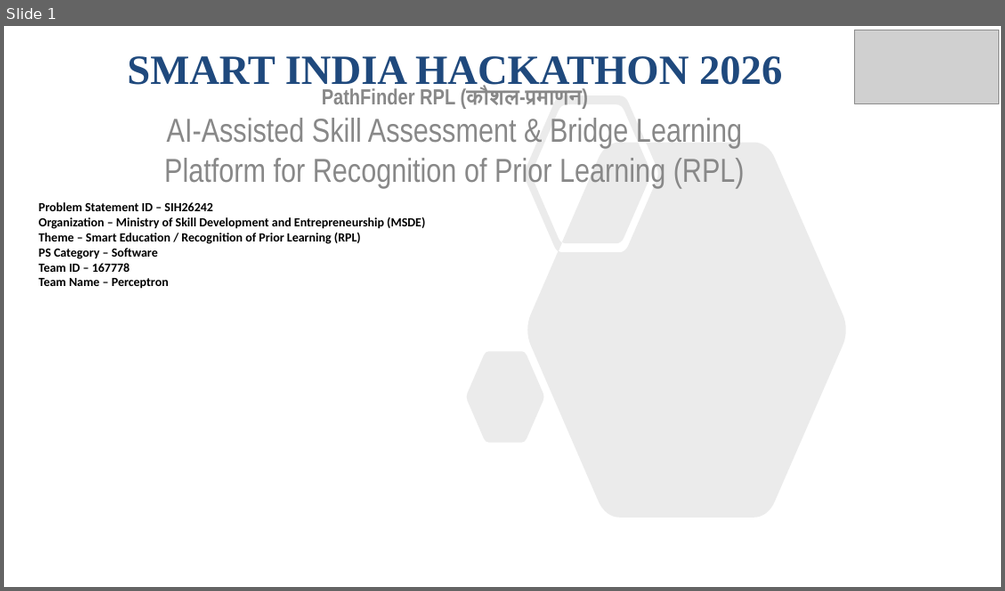
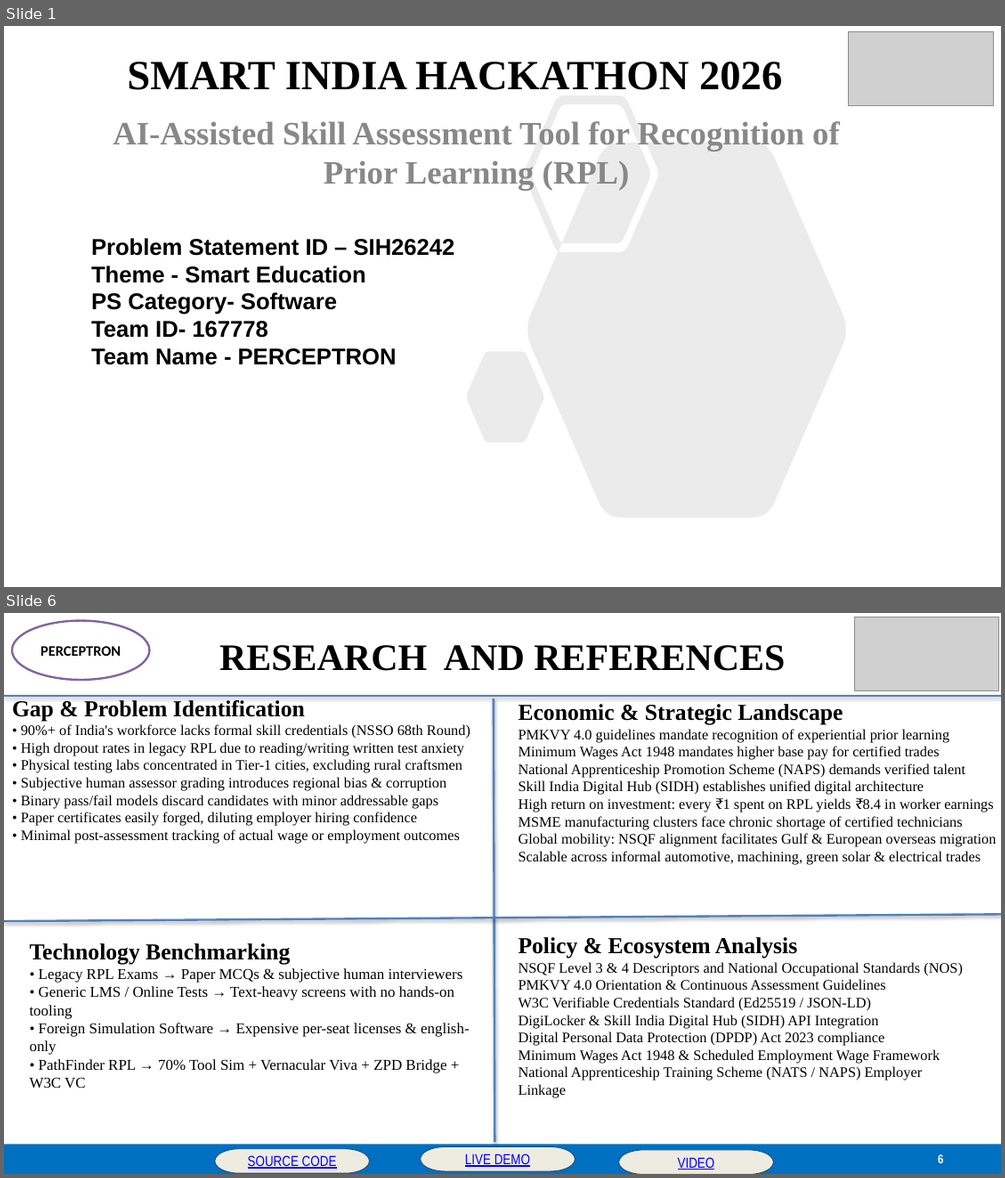
Before and after one commit to SabarishR08/SIH26242-AI-Skill-Assessment-RPL, a slide deck: SIH26242-PERCEPTRON-RPL-AI.pptx. Shown one above the other, each under a label of ours: slide 1 before the commit, slides 1 and 6 after it; the slides between them are not shown. The pictures are 1005x591 and 1005x1178 pixels, drawn with LibreOffice and Linux fonts; fonts in the diff are those of the drawing; grey boxes stand for pictures. Boxes give left, top, right and bottom in pixels: in the first picture for what was removed or moved away, otherwise in the second. Text is boxed around its words. In the diff, an @@ line names an element or a change of style, - is before the commit and + after.

Commit message:
docs(presentation): update SIH26242 deck with official master template styling and layouts

```diff
--- a/SIH26242-PERCEPTRON-RPL-AI.pptx
+++ b/SIH26242-PERCEPTRON-RPL-AI.pptx
@@ slide 6 added at [4,613,1001,1174], background #FFFFFF @@
@@ ellipse added at [12,620,150,680], fill #FFFFFF, outline #8064A2 2 pt, 14 pt, text #000000, bold @@
+PERCEPTRON
@@ picture added at [854,617,999,690] @@
@@ title added at [219,645,785,671], 36 pt, text #000000, bold @@
+RESEARCH AND REFERENCES
@@ line added from (4, 696) to (1001, 696), #4F81BD 2 pt @@
@@ text added at [12,700,470,844], 14 pt, text #000000 @@
+Gap & Problem Identification
+• 90%+ of India's workforce lacks formal skill credentials (NSSO 68th Round)
+• High dropout rates in legacy RPL due to reading/writing written test anxiety
+• Physical testing labs concentrated in Tier-1 cities, excluding rural craftsmen
+• Subjective human assessor grading introduces regional bias & corruption
+• Binary pass/fail models discard candidates with minor addressable gaps
+• Paper certificates easily forged, diluting employer hiring confidence
+• Minimal post-assessment tracking of actual wage or employment outcomes
@@ line added from (494, 698) to (494, 1142), #4F81BD 2 pt @@
@@ text added at [518,729,996,865], 14 pt, text #000000 @@
+Economic & Strategic Landscape
+PMKVY 4.0 guidelines mandate recognition of experiential prior learning
+Minimum Wages Act 1948 mandates higher base pay for certified trades
+National Apprenticeship Promotion Scheme (NAPS) demands verified talent
+Skill India Digital Hub (SIDH) establishes unified digital architecture
+High return on investment: every ₹1 spent on RPL yields ₹8.4 in worker earnings
+MSME manufacturing clusters face chronic shortage of certified technicians
+Global mobility: NSQF alignment facilitates Gulf & European overseas migration
+Scalable across informal automotive, machining, green solar & electrical trades
@@ line added from (4, 921) to (1001, 915), #4F81BD 2 pt @@
@@ text added at [30,943,469,1087], 14.5 pt, text #000000 @@
+Technology Benchmarking
+• Legacy RPL Exams → Paper MCQs & subjective human interviewers
+• Generic LMS / Online Tests → Text-heavy screens with no hands-on tooling
+• Foreign Simulation Software → Expensive per-seat licenses & english-only
+• PathFinder RPL → 70% Tool Sim + Vernacular Viva + ZPD Bridge + W3C VC
@@ text added at [518,937,963,1098], 14 pt, text #000000 @@
+Policy & Ecosystem Analysis
+NSQF Level 3 & 4 Descriptors and National Occupational Standards (NOS)
+PMKVY 4.0 Orientation & Continuous Assessment Guidelines
+W3C Verifiable Credentials Standard (Ed25519 / JSON-LD)
+DigiLocker & Skill India Digital Hub (SIDH) API Integration
+Digital Personal Data Protection (DPDP) Act 2023 compliance
+Minimum Wages Act 1948 & Scheduled Employment Wage Framework
+National Apprenticeship Training Scheme (NATS / NAPS) Employer Linkage
@@ rectangle added at [4,1144,1001,1174], fill #0070C0 @@
@@ pill shape added at [215,1149,370,1173], fill #EEECE1, outline #1F497D 0.75 pt, 14 pt, text #0000FF, underline @@
+SOURCE CODE
@@ pill shape added at [421,1147,575,1172], fill #EEECE1, outline #1F497D 0.75 pt, 14 pt, text #0000FF, underline @@
+LIVE DEMO
@@ pill shape added at [619,1150,774,1174], fill #EEECE1, outline #1F497D 0.75 pt, 14 pt, text #0000FF, underline @@
+VIDEO
@@ page number added at [938,1153,943,1167], 12 pt, text #FFFFFF, bold @@
+6
@@ slide 1 changed as well @@
@@ title "SMART INDIA HACKATHON 2026" at [127,62,782,90]: text colour #1F497D to #000000 @@
@@ picture: place and size @@
-picture at [854,30,999,103]
+picture at [849,32,994,106]
@@ subtitle at [113,121,840,191]: text changed; size 32 to 31.5 pt; font Arial Narrow to Times New Roman; bold on @@
-PathFinder RPL (कौशल-प्रमाणन)
-AI-Assisted Skill Assessment & Bridge Learning Platform for Recognition of Prior Learning (RPL)
+AI-Assisted Skill Assessment Tool for Recognition of Prior Learning (RPL)
@@ text "Problem Statement ID – SIH26242": place and size @@
-text "Problem Statement ID – SIH26242" at [39,202,425,289]
+text "Problem Statement ID – SIH26242" at [91,238,455,365]
@@ text at [91,238,455,256]: size 12 to 22 pt, font Calibri to Arial in "Problem Statement ID – SIH26242" @@
@@ text at [91,265,396,365]: text changed; size 12 to 22 pt; font Calibri to Arial @@
-Organization – Ministry of Skill Development and Entrepreneurship (MSDE)
-Theme – Smart Education / Recognition of Prior Learning (RPL)
-PS Category – Software
-Team ID – 167778
-Team Name – Perceptron
+Theme - Smart Education
+PS Category- Software
+Team ID- 167778
+Team Name - PERCEPTRON
```
Also in this commit, not shown: 4 other slides added, 5 slides removed.
